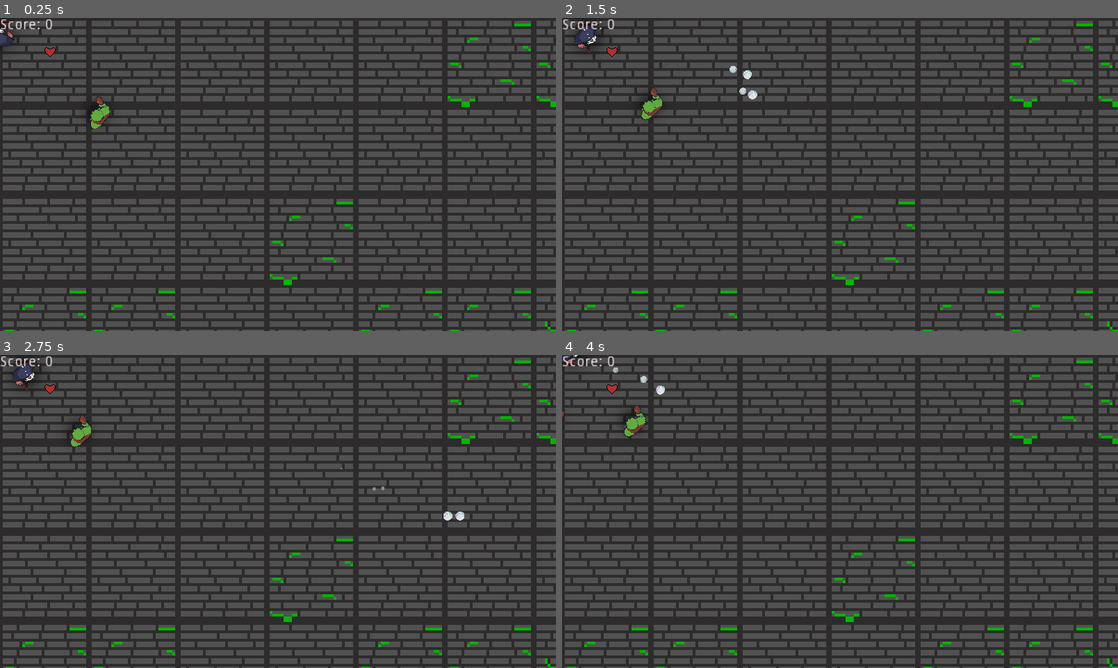
Above: before the commit, frames 1-4 (two rows, left to right).
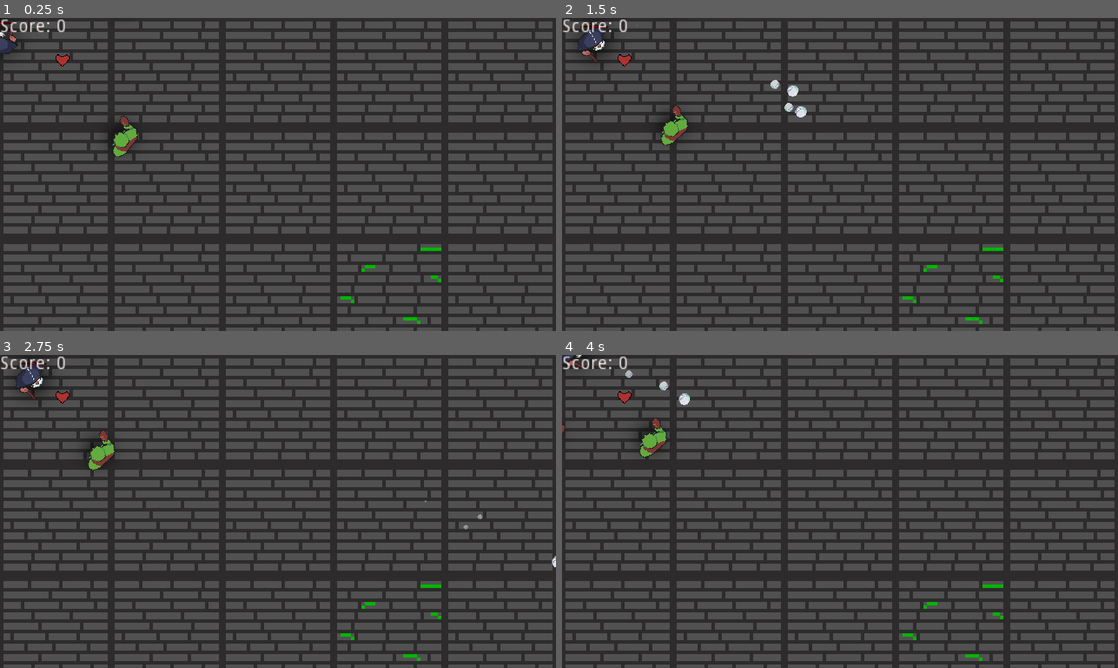
Above: after the commit, the same moments.

Repository: SuperBrainBro/SecondThoughts
Game: Godot game, scene res://Main/Main.tscn
The game is run twice, just before and just after one commit, with the same random seed, the same clock (stepped at 60 frames per second) and the same inputs. The engine's default icon, where the game draws it, is replaced by a stand-in: a white triangle on a blue panel in a dark square.
Inputs (mouse positions are in pixels of both pictures, inside the frame that each line leads up to):
- Up to frame 1 (0.25 s): no input
- Up to frame 2 (1.5 s): move the mouse to (962, 158) at 0.52 s; hold D (move_right) 0.53-1.28 s; click (962, 158) at 0.6 s; move the mouse to (728, 190) at 1.27 s; hold S (move_down) from 1.28 s (still down); tap Tab (change_player) at 1.35 s
- Up to frame 3 (2.75 s): move the mouse to (333, 442) at 2.02 s; release S (move_down) at 2.03 s; hold D (move_right) from 2.03 s (still down); click (333, 442) at 2.1 s
- Up to frame 4 (4 s): move the mouse to (812, 574) at 2.77 s; release D (move_right) at 2.78 s; hold W (move_up) 2.78-3.53 s; tap Tab (change_player) at 2.85 s; move the mouse to (1006, 558) at 3.52 s; hold A (move_left) from 3.53 s (still down); click (1006, 558) at 3.6 s

The runs differ from the first frame. In frame 1, 47% of the frame differs, in the area x 0-100%, y 0-100%; in frame 2, 47%; in frame 3, 47%; in frame 4, 47%.
Error in both runs: Trying to assign value of type 'Node2D' to a variable of type 'Camera2D'. (res://Main/Main.gd:9)

Commit message:
fix shader and change screen size

Diff:
--- a/WGJ136/Main/Main.tscn
+++ b/WGJ136/Main/Main.tscn
@@ -167,8 +167,7 @@
 
 [node name="Vignette" type="Node2D" parent="World/PlayerHolder/Player1/Camera2D"]
 visible = false
-position = Vector2( 0, -90 )
-scale = Vector2( 0.65, 0.65 )
+scale = Vector2( 0.75, 0.65 )
 
 [node name="Sprite" type="Sprite" parent="World/PlayerHolder/Player1/Camera2D/Vignette"]
 modulate = Color( 1, 1, 1, 0.607843 )
@@ -182,8 +181,7 @@
 
 [node name="Vignette" type="Node2D" parent="World/PlayerHolder/Player2/Camera2D"]
 visible = false
-position = Vector2( 0, 10 )
-scale = Vector2( 0.65, 0.65 )
+scale = Vector2( 0.75, 0.65 )
 
 [node name="Sprite" type="Sprite" parent="World/PlayerHolder/Player2/Camera2D/Vignette"]
 modulate = Color( 1, 1, 1, 0.607843 )
--- a/WGJ136/project.godot
+++ b/WGJ136/project.godot
@@ -52,8 +52,8 @@
 
 [display]
 
-window/size/width=1600
-window/size/height=900
+window/size/width=1280
+window/size/height=720
 window/size/resizable=false
 window/stretch/mode="2d"
 
